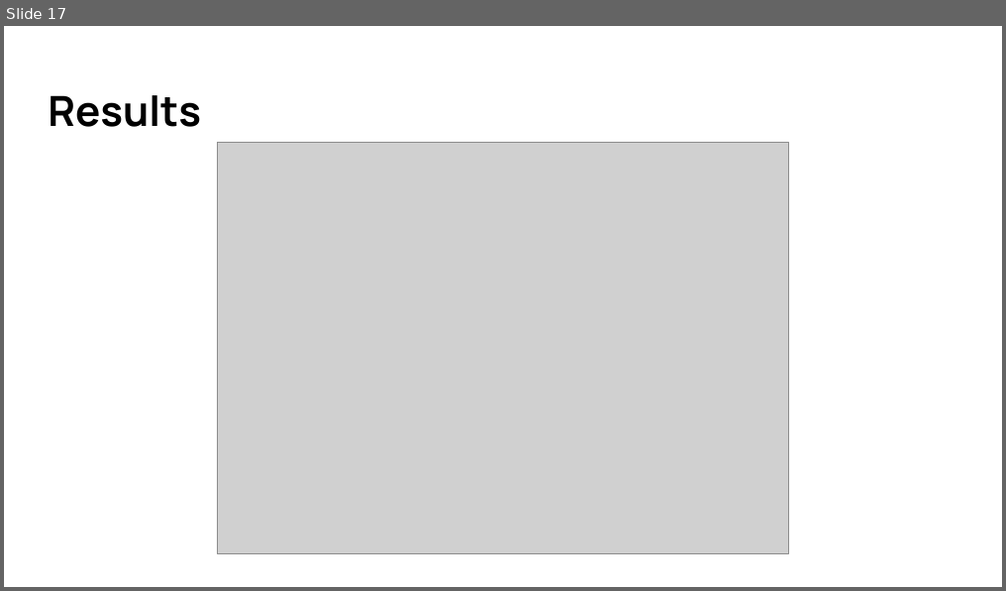
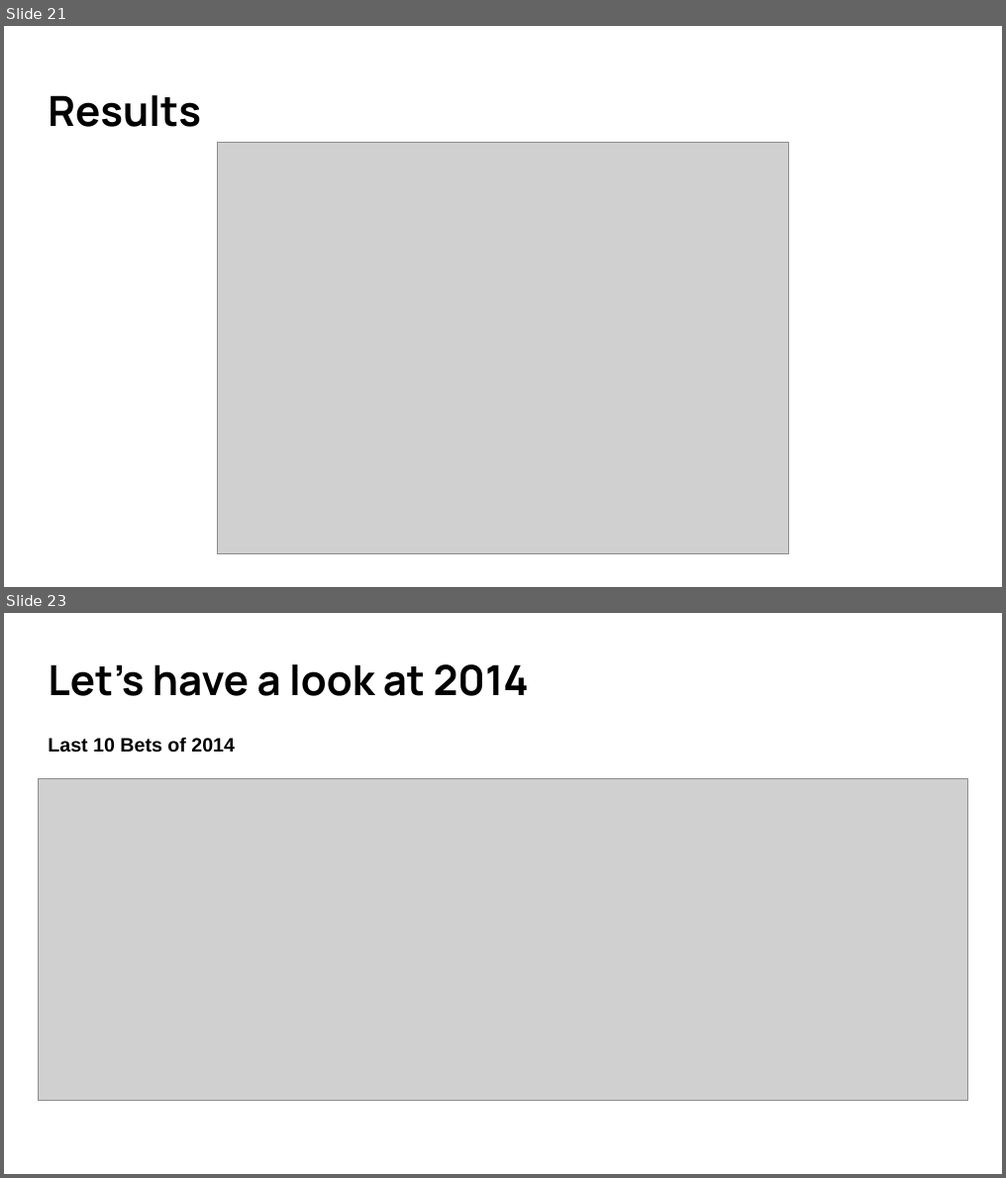
Before and after one commit to Alexander-sl-lee/Data-Science-Portfolio, a slide deck: General Assembly Projects/Capstone - Predicting AFL Winners/AFL Predictions.pptx. Shown one above the other, each under a label of ours: slide 17 before the commit, slides 21 and 23 after it; the slides between them are not shown. The pictures are 1006x591 and 1006x1178 pixels, drawn with LibreOffice and Linux fonts; fonts in the diff are those of the drawing; grey boxes stand for pictures. Boxes give left, top, right and bottom in pixels: in the first picture for what was removed or moved away, otherwise in the second. Text is boxed around its words. In the diff, an @@ line names an element or a change of style, - is before the commit and + after.

```diff
--- a/General Assembly Projects/Capstone - Predicting AFL Winners/AFL Predictions.pptx
+++ b/General Assembly Projects/Capstone - Predicting AFL Winners/AFL Predictions.pptx
@@ slide 23 added at (x1=4, y1=613, x2=1002, y2=1174), background #FFFFFF @@
@@ title added at (x1=48, y1=664, x2=529, y2=696), 30 pt, text #000000, bold @@
+Let’s have a look at 2014
@@ text added at (x1=48, y1=737, x2=235, y2=753), 14 pt, text #000000, bold @@
+Last 10 Bets of 2014
@@ picture added at (x1=38, y1=779, x2=968, y2=1101) @@
@@ what was slide 17 is now slide 21 @@
```
Also in this commit, not shown: 5 slides changed, 9 other slides added, 3 other files.
